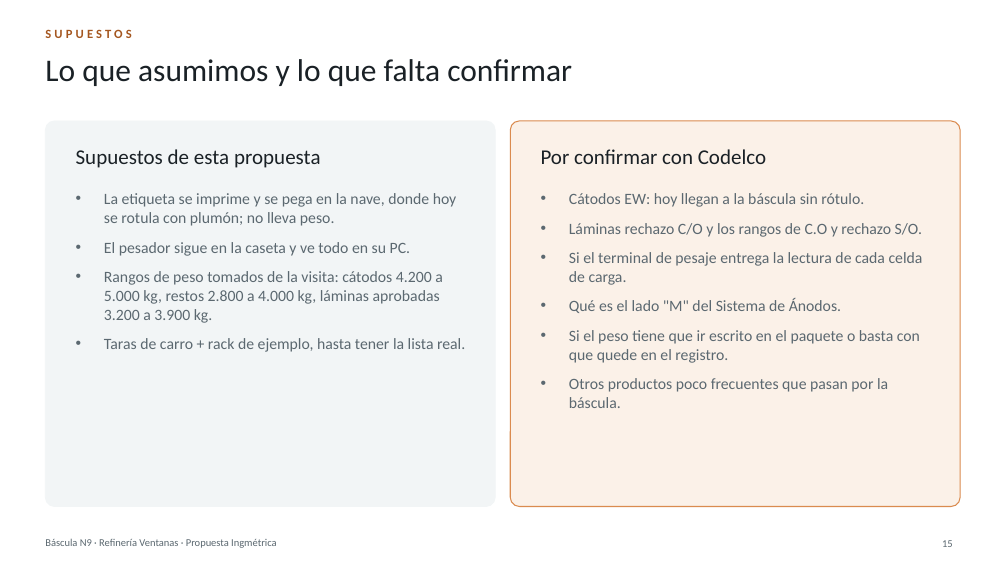
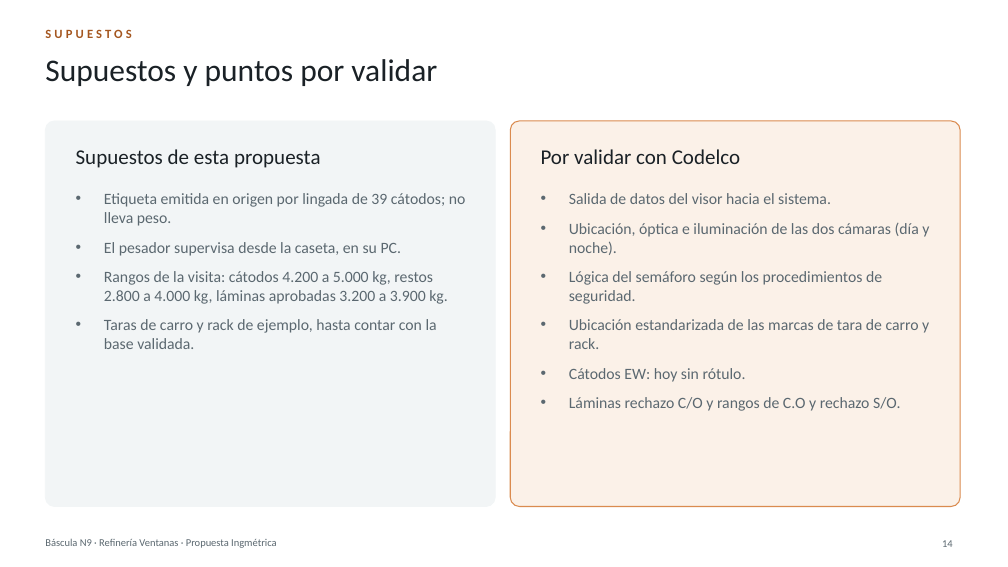
Before and after one commit to BortegaING/Codelco-Proyecto, a slide deck: slide 14 of presentacion/Bascula-N9-Ventanas.pptx (slide 15 before the commit). Drawn at 1008x567 pixels with LibreOffice and Linux fonts; fonts in the diff are those of the drawing. Boxes give left, top, right and bottom in pixels: in the first picture for what was removed or moved away, otherwise in the second. Text is boxed around its words. In the diff, an @@ line names an element or a change of style, - is before the commit and + after.

```diff
--- a/presentacion/Bascula-N9-Ventanas.pptx
+++ b/presentacion/Bascula-N9-Ventanas.pptx
@@ title at (x1=45, y1=59, x2=437, y2=86): text changed @@
-Lo que asumimos y lo que falta confirmar
+Supuestos y puntos por validar
@@ text at (x1=541, y1=149, x2=740, y2=164): text changed @@
-Por confirmar con Codelco
+Por validar con Codelco
@@ text at (x1=104, y1=193, x2=466, y2=349): text changed @@
-• La etiqueta se imprime y se pega en la nave, donde hoy se rotula con plumón; no lleva peso.
-• El pesador sigue en la caseta y ve todo en su PC.
-• Rangos de peso tomados de la visita: cátodos 4.200 a 5.000 kg, restos 2.800 a 4.000 kg, láminas aprobadas 3.200 a 3.900 kg.
-• Taras de carro + rack de ejemplo, hasta tener la lista real.
+• Etiqueta emitida en origen por lingada de 39 cátodos; no lleva peso.
+• El pesador supervisa desde la caseta, en su PC.
+• Rangos de la visita: cátodos 4.200 a 5.000 kg, restos 2.800 a 4.000 kg, láminas aprobadas 3.200 a 3.900 kg.
+• Taras de carro y rack de ejemplo, hasta contar con la base validada.
@@ text at (x1=569, y1=193, x2=929, y2=411): text changed @@
-• Cátodos EW: hoy llegan a la báscula sin rótulo.
-• Láminas rechazo C/O y los rangos de C.O y rechazo S/O.
-• Si el terminal de pesaje entrega la lectura de cada celda de carga.
-• Qué es el lado "M" del Sistema de Ánodos.
-• Si el peso tiene que ir escrito en el paquete o basta con que quede en el registro.
-• Otros productos poco frecuentes que pasan por la báscula.
+• Salida de datos del visor hacia el sistema.
+• Ubicación, óptica e iluminación de las dos cámaras (día y noche).
+• Lógica del semáforo según los procedimientos de seguridad.
+• Ubicación estandarizada de las marcas de tara de carro y rack.
+• Cátodos EW: hoy sin rótulo.
+• Láminas rechazo C/O y rangos de C.O y rechazo S/O.
@@ page number at (x1=942, y1=540, x2=953, y2=547): text changed @@
-15
+14
```
Also in this commit, not shown: 7 other slides changed, 6 slides added, 7 slides removed, 32 other files.
